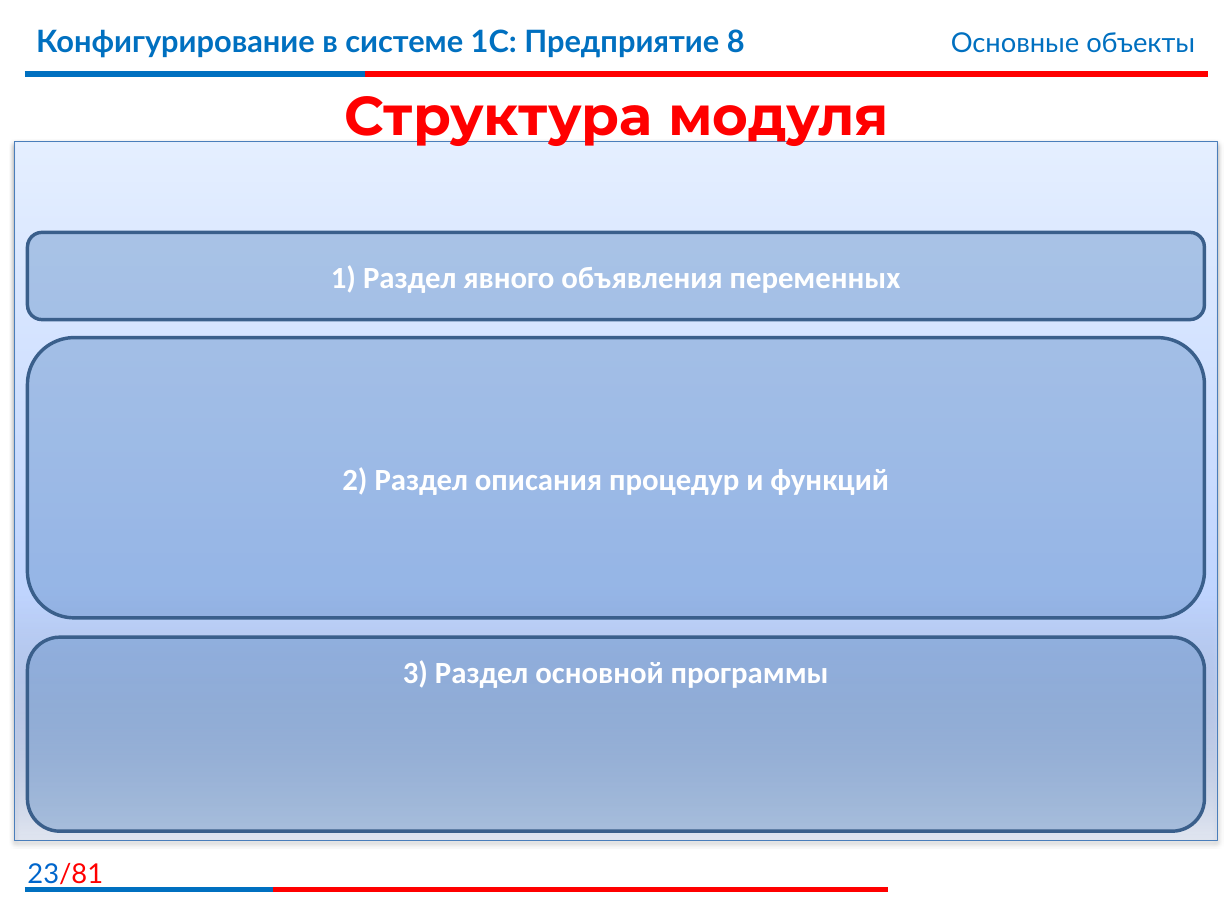
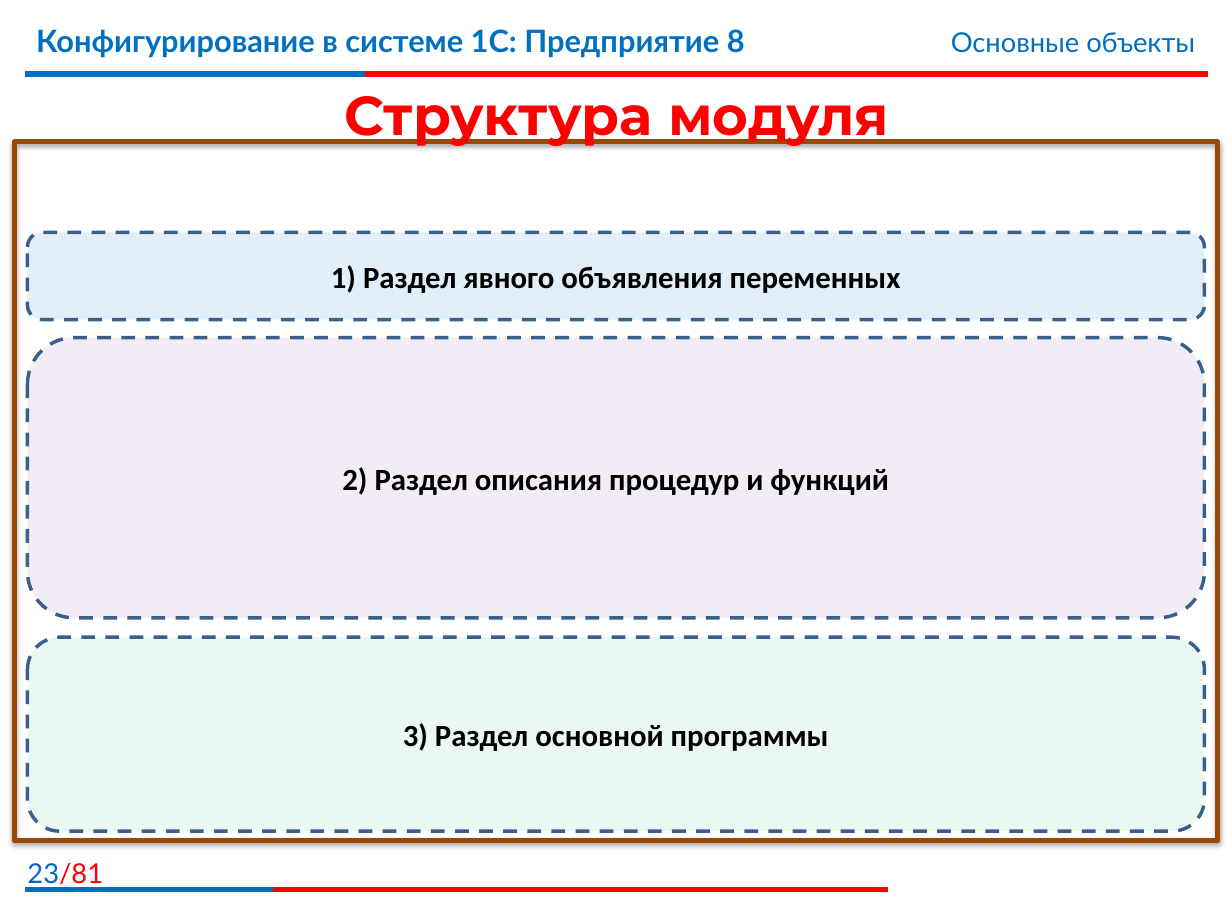
Before and after one commit to bestteacher-1c/documents_compl_kurs, a slide deck: slide 23 of Занятие_03/Иллюстрации3.pptx. Drawn at 1232x924 pixels with LibreOffice and Linux fonts; fonts in the diff are those of the drawing; background and template pictures are left out. Boxes give left, top, right and bottom in pixels: in the first picture for what was removed or moved away, otherwise in the second. Text is boxed around its words. In the diff, an @@ line names an element or a change of style, - is before the commit and + after.

```diff
--- a/Занятие_03/Иллюстрации3.pptx
+++ b/Занятие_03/Иллюстрации3.pptx
@@ rectangle at (15,142,1217,840): fill gradient #A4C4FF to #BFD4FF to #E6EEFF to none; outline #4B7EBC 0.75 pt to #984807 3 pt @@
@@ rounded rectangle "1) Раздел явного объявления переменных" at (27,233,1204,320): text colour #FFFFFF to #000000; fill #4F81BD at 37% opacity to #0070C0 at 11% opacity; outline #3A5F8C 2 pt to #3A5F8C 2 pt dashed @@
@@ rounded rectangle "2) Раздел описания процедур и ..." at (27,338,1204,617): text colour #FFFFFF to #000000; fill #4F81BD at 37% opacity to #7030A0 at 9% opacity; outline #3A5F8C 2 pt to #3A5F8C 2 pt dashed @@
@@ rounded rectangle "3) Раздел основной программы" at (27,637,1204,830): text colour #FFFFFF to #000000; vertical alignment top to middle; fill #4F81BD at 37% opacity to #00B050 at 8% opacity; outline #3A5F8C 2 pt to #3A5F8C 2 pt dashed @@
```
Also in this commit, not shown: 4 other slides changed.
